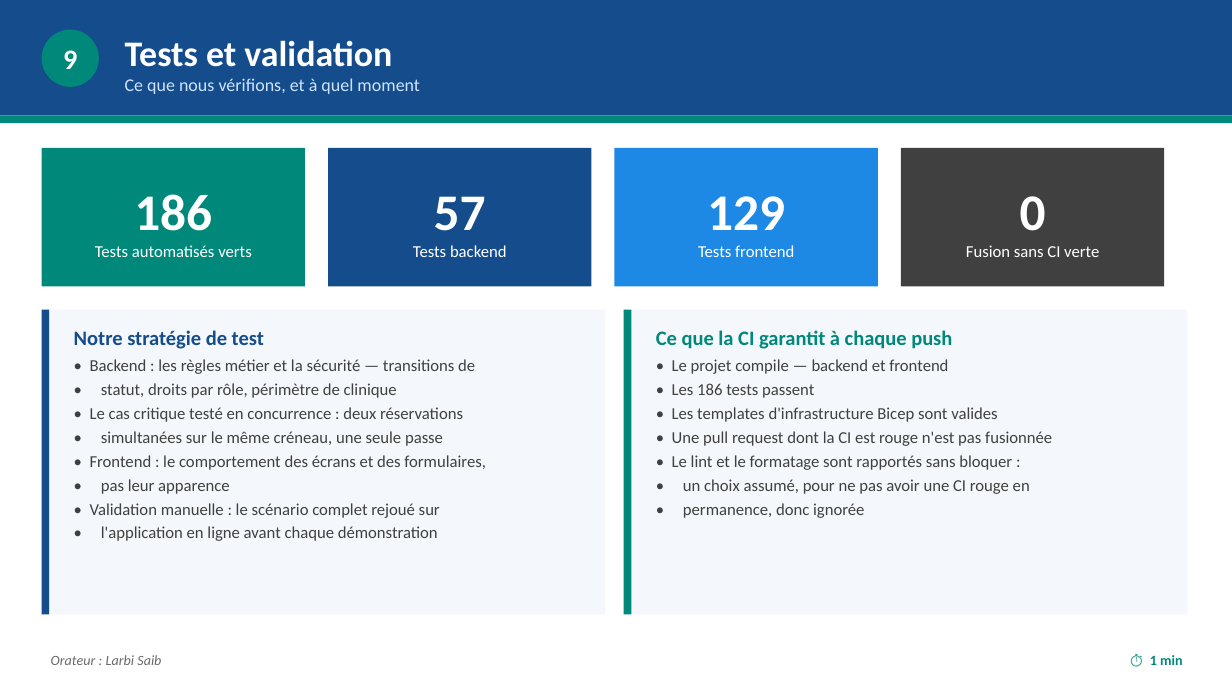
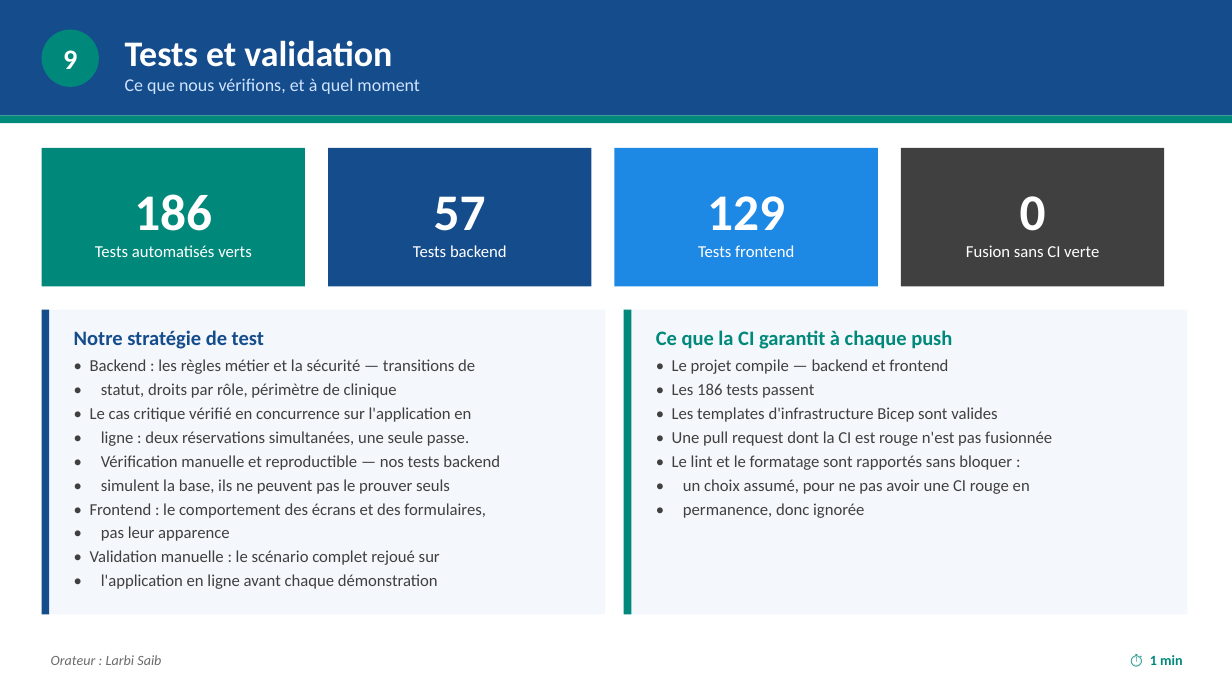
Before and after one commit to soultaka19/mediplan, a slide deck: slide 11 of docs/presentation/MediPlan-Presentation-Finale.pptx. Drawn at 1232x693 pixels with LibreOffice and Linux fonts; fonts in the diff are those of the drawing. Boxes give left, top, right and bottom in pixels: in the first picture for what was removed or moved away, otherwise in the second. Text is boxed around its words. In the diff, an @@ line names an element or a change of style, - is before the commit and + after.

```diff
--- a/docs/presentation/MediPlan-Presentation-Finale.pptx
+++ b/docs/presentation/MediPlan-Presentation-Finale.pptx
@@ text at (90,407,500,494): text changed @@
-• Le cas critique testé en concurrence : deux réservations
-• simultanées sur le même créneau, une seule passe
+• Le cas critique vérifié en concurrence sur l'application en
+• ligne : deux réservations simultanées, une seule passe.
+• Vérification manuelle et reproductible — nos tests backend
+• simulent la base, ils ne peuvent pas le prouver seuls
```
Also in this commit, not shown: 2 other slides changed, 4 other files.
